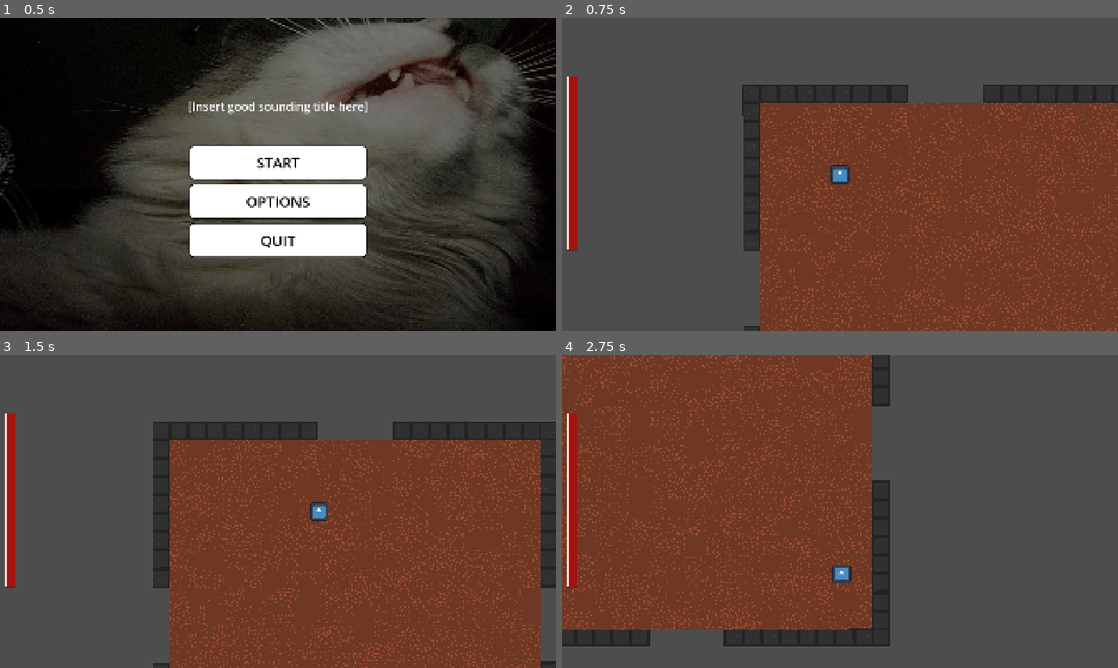
Above: before the commit, frames 1-4 (two rows, left to right).
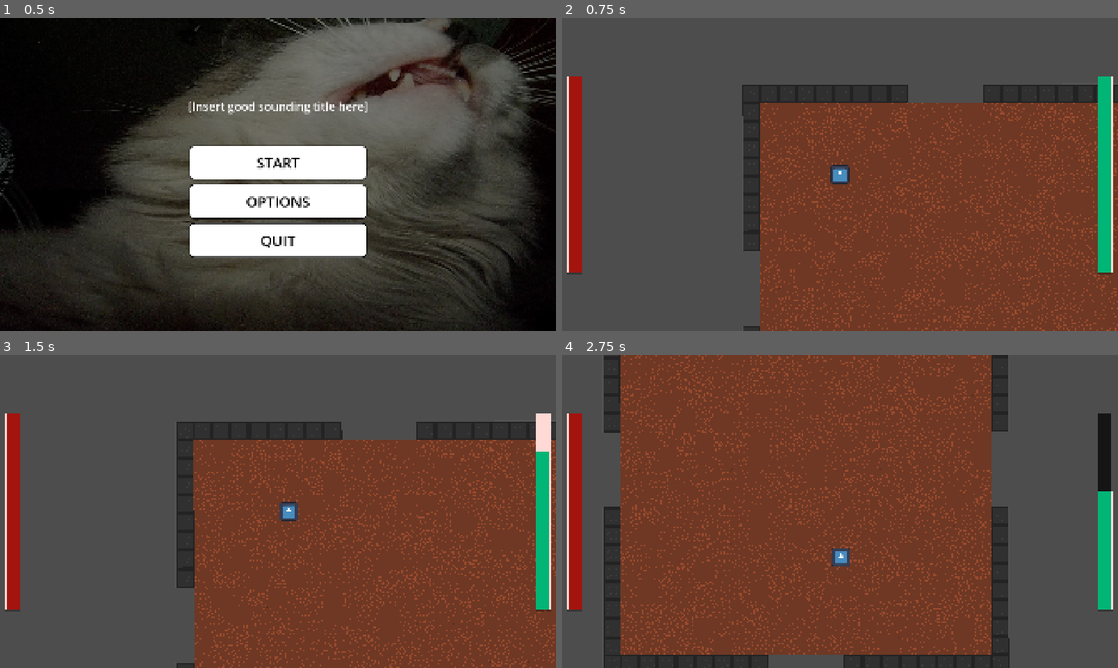
Above: after the commit, the same moments.

Repository: BananerCatter/untitled-roguelike
Game: Godot game, scene res://scenes/main_menu.tscn
The game is run twice, just before and just after one commit, with the same random seed, the same clock (stepped at 60 frames per second) and the same inputs. The engine's default icon, where the game draws it, is replaced by a stand-in: a white triangle on a blue panel in a dark square.
Inputs (mouse positions are in pixels of both pictures, inside the frame that each line leads up to):
- Up to frame 1 (0.5 s): no input
- Up to frame 2 (0.75 s): click "START" at 0.5 s
- Up to frame 3 (1.5 s): tap Enter at 1.25 s; move the mouse to (400, 495) at 1.27 s; hold D (right) from 1.28 s (still down); tap Shift (dash, bound only after the commit) at 1.35 s; click (400, 495) at 1.42 s
- Up to frame 4 (2.75 s): move the mouse to (728, 527) at 2.02 s; release D (right) at 2.03 s; hold S (down) from 2.03 s (still down); tap Shift (dash, bound only after the commit) at 2.1 s

Frame 1 is identical in both runs. In frame 2, 2.4% of the frame differs, in the area x 0-100%, y 18-82%; in frame 3, 18%; in frame 4, 47%, in the area x 0-100%, y 0-100%.

Commit message:
Improved movement

Diff:
--- a/untitled-roguelike/project.godot
+++ b/untitled-roguelike/project.godot
@@ -62,6 +62,11 @@
 "events": [Object(InputEventKey,"resource_local_to_scene":false,"resource_name":"","device":-1,"window_id":0,"alt_press …(191 unchanged characters)…
 ]
 }
+dash={
+"deadzone": 0.2,
+"events": [null, Object(InputEventKey,"resource_local_to_scene":false,"resource_name":"","device":16,"window_id":0,"alt_pressed":false,"shift_pressed":false,"ctrl_pressed":false,"meta_pressed":false,"pressed":false,"keycode":0,"physical_keycode":4194325,"key_label":0,"unicode":0,"location":0,"echo":false,"script":null)
+]
+}
 
 [physics]
 
--- a/untitled-roguelike/scenes/game_ui.tscn
+++ b/untitled-roguelike/scenes/game_ui.tscn
@@ -2,23 +2,43 @@
 
 [ext_resource type="Script" uid="uid://c3hrg7jruos65" path="res://scripts/game_ui.gd" id="1_yubou"]
 [ext_resource type="PackedScene" uid="uid://nq43bmotyqy5" path="res://scenes/progress_bar.tscn" id="2_rns2u"]
+[ext_resource type="Script" uid="uid://dueorwigpeuty" path="res://scripts/progress_bar.gd" id="3_u001w"]
+
+[sub_resource type="StyleBoxEmpty" id="StyleBoxEmpty_yubou"]
+
+[sub_resource type="StyleBoxFlat" id="StyleBoxFlat_u001w"]
+bg_color = Color(0, 0.7118078, 0.45705438, 1)
+
+[sub_resource type="StyleBoxFlat" id="StyleBoxFlat_bt76a"]
+bg_color = Color(0, 0, 0, 0.7294118)
+
+[sub_resource type="StyleBoxFlat" id="StyleBoxFlat_u2dgd"]
+bg_color = Color(0.9981839, 0.84958, 0.83507156, 1)
+expand_margin_left = 1.0
+expand_margin_top = 1.0
+expand_margin_right = 1.0
+expand_margin_bottom = 1.0
+shadow_color = Color(0, 0, 0, 0.27450982)
+shadow_size = 1
+shadow_offset = Vector2(0, 1)
 
 [node name="GameUi" type="CanvasLayer" unique_id=1748888889]
 script = ExtResource("1_yubou")
 
 [node name="HUD" type="Control" parent="." unique_id=1928020135]
 layout_mode = 3
-anchors_preset = 0
-offset_right = 40.0
-offset_bottom = 40.0
+anchors_preset = 15
+anchor_right = 1.0
+anchor_bottom = 1.0
+grow_horizontal = 2
+grow_vertical = 2
 
 [node name="MarginContainer" type="MarginContainer" parent="HUD" unique_id=991519412]
 custom_minimum_size = Vector2(50, 0)
 layout_mode = 1
 anchors_preset = 9
 anchor_bottom = 1.0
-offset_right = 51.0
-offset_bottom = 960.0
+offset_right = 67.0
 grow_vertical = 2
 theme_override_constants/margin_left = 21
 theme_override_constants/margin_top = 200
@@ -27,3 +47,53 @@
 [node name="ProgressBar" parent="HUD/MarginContainer" unique_id=548487250 instance=ExtResource("2_rns2u")]
 unique_name_in_owner = true
 layout_mode = 2
+
+[node name="MarginContainer2" type="MarginContainer" parent="HUD" unique_id=1440021984]
+custom_minimum_size = Vector2(50, 0)
+layout_mode = 1
+anchors_preset = 11
+anchor_left = 1.0
+anchor_right = 1.0
+anchor_bottom = 1.0
+offset_left = -67.0
+grow_horizontal = 0
+grow_vertical = 2
+theme_override_constants/margin_top = 200
+theme_override_constants/margin_right = 21
+theme_override_constants/margin_bottom = 200
+
+[node name="StaminaBar" type="ProgressBar" parent="HUD/MarginContainer2" unique_id=616897710]
+unique_name_in_owner = true
+z_index = 1
+custom_minimum_size = Vector2(0, 600)
+layout_mode = 2
+size_flags_vertical = 1
+theme_override_styles/background = SubResource("StyleBoxEmpty_yubou")
+theme_override_styles/fill = SubResource("StyleBoxFlat_u001w")
+value = 100.0
+fill_mode = 3
+show_percentage = false
+script = ExtResource("3_u001w")
+
+[node name="Timer" type="Timer" parent="HUD/MarginContainer2/StaminaBar" unique_id=1982625604]
+wait_time = 0.5
+one_shot = true
+autostart = true
+
+[node name="DamageBar" type="ProgressBar" parent="HUD/MarginContainer2/StaminaBar" unique_id=188511693]
+z_index = -1
+custom_minimum_size = Vector2(0, 600)
+layout_mode = 1
+anchors_preset = 15
+anchor_right = 1.0
+anchor_bottom = 1.0
+grow_horizontal = 2
+grow_vertical = 2
+size_flags_vertical = 1
+theme_override_styles/background = SubResource("StyleBoxFlat_bt76a")
+theme_override_styles/fill = SubResource("StyleBoxFlat_u2dgd")
+value = 100.0
+fill_mode = 3
+show_percentage = false
+
+[connection signal="timeout" from="HUD/MarginContainer2/StaminaBar/Timer" to="HUD/MarginContainer2/StaminaBar" method="_on_timer_timeout"]
--- a/untitled-roguelike/scenes/player.tscn
+++ b/untitled-roguelike/scenes/player.tscn
@@ -17,10 +17,12 @@
 [sub_resource type="CircleShape2D" id="CircleShape2D_lpp5k"]
 radius = 7.2111025
 
-[node name="Player" type="CharacterBody2D" unique_id=1112876604 node_paths=PackedStringArray("hitbox")]
+[node name="Player" type="CharacterBody2D" unique_id=1112876604 node_paths=PackedStringArray("hitbox", "timer", "stamina_cooldown")]
 script = ExtResource("1_g2els")
 max_hp = 300
 hitbox = NodePath("hitbox")
+timer = NodePath("DashTime")
+stamina_cooldown = NodePath("Cooldown")
 
 [node name="AnimatedSprite2D" type="AnimatedSprite2D" parent="." unique_id=1082742204]
 scale = Vector2(0.125, 0.125)
@@ -36,3 +38,16 @@
 zoom = Vector2(4, 4)
 process_callback = 0
 position_smoothing_enabled = true
+
+[node name="DashTime" type="Timer" parent="." unique_id=140604936]
+wait_time = 0.15
+one_shot = true
+autostart = true
+
+[node name="Cooldown" type="Timer" parent="." unique_id=1917706371]
+wait_time = 5.0
+one_shot = true
+autostart = true
+
+[connection signal="timeout" from="DashTime" to="." method="_on_dash_time_timeout"]
+[connection signal="timeout" from="Cooldown" to="." method="_on_dash_time_timeout"]
--- a/untitled-roguelike/scripts/game_ui.gd
+++ b/untitled-roguelike/scripts/game_ui.gd
@@ -2,3 +2,5 @@
 
 func _on_hp_changed(hp_value:float) -> void:
 	%ProgressBar._set_health(hp_value)
+func _on_stamina_changed(stamina_value:float) ->void:
+	%StaminaBar._set_health(stamina_value)
--- a/untitled-roguelike/scripts/main_level.gd
+++ b/untitled-roguelike/scripts/main_level.gd
@@ -6,6 +6,8 @@
 # Called when the node enters the scene tree for the first time.
 func _ready() -> void:
 	Player.hp_changed.connect(UI._on_hp_changed)
+	Player.stamina_changed.connect(UI._on_stamina_changed)
+	Player.stamina_changed.emit((Player.stamina*100)/Player.max_stamina)
 	Player.hp_changed.emit((Player.hp*100)/Player.max_hp)
 
 
--- a/untitled-roguelike/scripts/player.gd
+++ b/untitled-roguelike/scripts/player.gd
@@ -2,16 +2,31 @@
 
 signal on_death
 signal hp_changed(hp_value: float)
+signal stamina_changed(stamina_value:float)
 
-@export var speed: float = 300
+@export var max_speed: float = 200
+@export var speed: float
+@export var dash_mult: float = 2
 @export var hp: int = 300
 @export var max_hp: int
 @export var hitbox: CollisionShape2D
+@export var acceleration: float =500
+@export var timer: Timer
+@export var stamina: float =100
+@export var max_stamina: float =100
+@export var stamina_cooldown: Timer
+@export var stamina_recovery: float =24
+#For now, the state machine is kinda pointless, but it will save us a looottt of time in the future, Ik we gotta work a lot of hours but we need to make these hours count !!!
+enum States {IDLE, MOVING, DASH}
+var state = States.IDLE
+func change_state(new_state):
+	state =new_state
+
 
 func _ready() -> void:
 	max_hp=hp
 	hp_changed.emit((hp*100)/max_hp)
-
+	stamina_changed.emit((stamina*100/max_stamina))
 func take_damage(damage:int) -> void:
 	hp-=damage
 	@warning_ignore("integer_division")
@@ -23,24 +38,68 @@
 	else:
 		hp+=damage
 	hp_changed.emit((hp*100)/max_hp)
+
+
 func _input(event: InputEvent) -> void:
+#Debug lines to test out the hp ui, remember to remove these lines and change the key actions for "1" and "2" once we have some real enemies !!!
 		if event.is_action_pressed("debug_add_hp"):
 			heal(10)
 		if event.is_action_pressed("debug_deal_damage"):
 			take_damage(10)
 
-func get_input() -> void:
+func get_input() -> Vector2:
+	var direction = Input.get_vector("left", "right", "up", "down")
+	return direction
+func idle():
+	if get_input() != Vector2.ZERO:
+		change_state(States.MOVING)
 
-	var direction = Input.get_vector("left", "right", "up", "down")
-
-	velocity = direction*speed
+func moving():
 
 
+	if get_input() == Vector2.ZERO:
+		change_state(States.IDLE)
+	if Input.is_action_just_pressed("dash") && stamina >0:
+		lose_stamina(20)
+		if timer.is_stopped:
+			timer.start()
+		change_state(States.DASH)
 
-func _physics_process(_delta: float) -> void:
-	# Add the gravity.
+
+func dash():
+	pass
+
+func lose_stamina(lost_stamina:float):
+	stamina -= lost_stamina
+	stamina_cooldown.start()
+	stamina_changed.emit((stamina*100/max_stamina))
+
+func _on_dash_time_timeout() -> void:
+
+	change_state(States.IDLE)
+
+func _physics_process(delta: float) -> void:
+	match state:
+		States.IDLE:
+			idle()
+			get_input()
+			speed = move_toward(speed, 0, acceleration*delta)
+		States.MOVING:
+			moving()
+			get_input()
+			speed= move_toward(speed, max_speed, acceleration*delta)
+		States.DASH:
+			dash()
+			speed = move_toward(speed, max_speed*dash_mult, acceleration*delta*dash_mult)
+
 	if(hp<=0):
 		on_death.emit()
-	get_input()
 
+	if stamina_cooldown.is_stopped() && stamina<max_stamina:
+		stamina+=(stamina_recovery*delta)
+		if(stamina>max_stamina):
+			stamina=max_stamina
+		stamina_changed.emit((stamina*100/max_stamina))
+		print (stamina)
+	velocity = get_input()*speed
 	move_and_slide()
--- a/untitled-roguelike/scripts/progress_bar.gd
+++ b/untitled-roguelike/scripts/progress_bar.gd
@@ -8,8 +8,8 @@
 	var prev = health
 	health=min(max_value, new_health)
 	value=health
-	if(new_health<=0):
-		queue_free()
+#	if(new_health<=0):
+#		queue_free()
 	if prev > new_health:
 		timer.start()
 	if prev < new_health:
@@ -33,5 +33,5 @@
 
 
 func _on_timer_timeout() -> void:
-	print("something")
+
 	damage_bar.value=health
